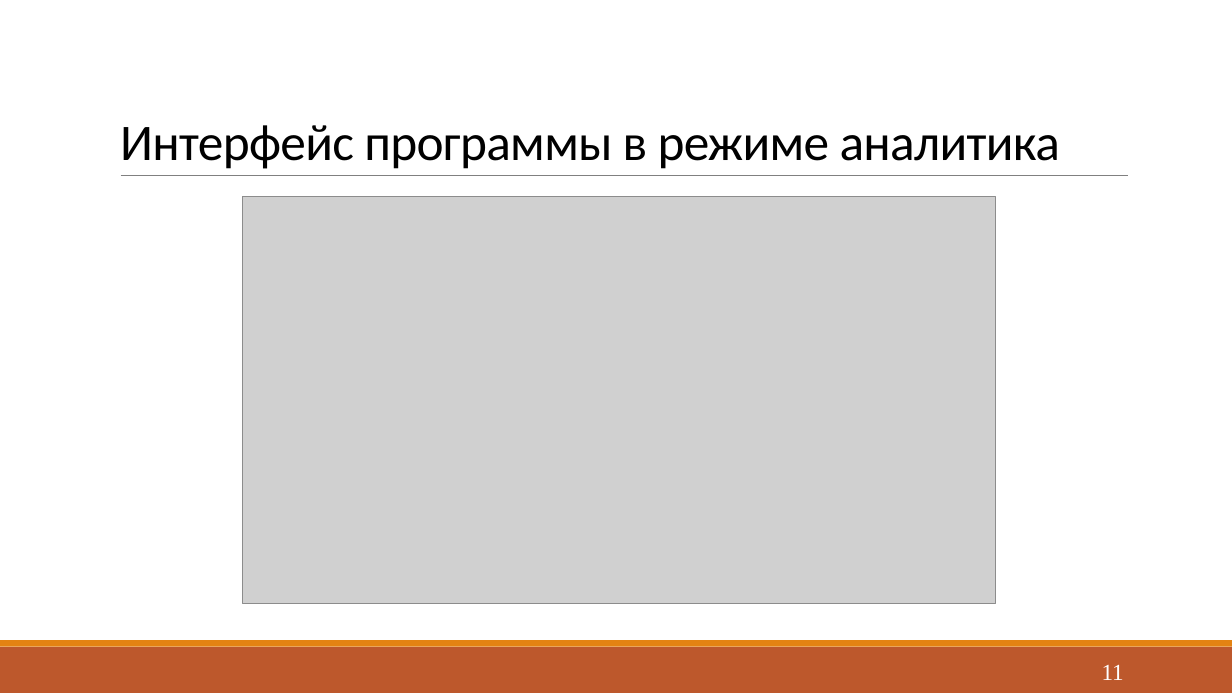
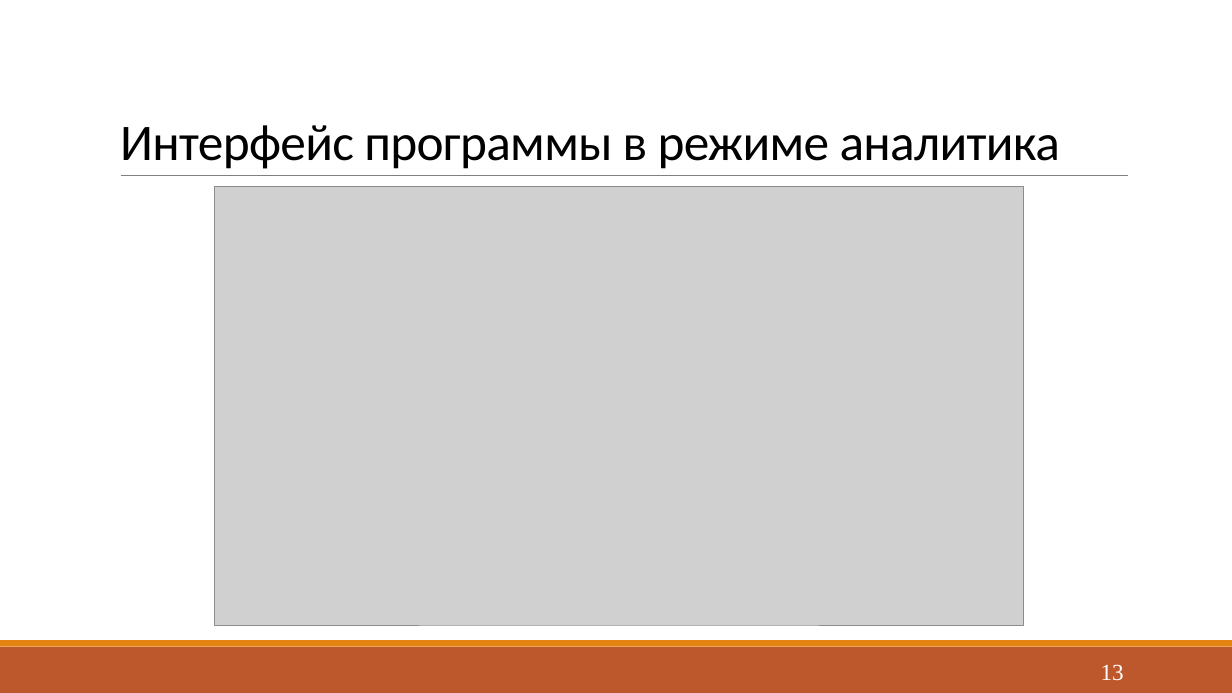
Before and after one commit to Yokud/DBCourseWork, a slide deck: slide 13 of docs/Presentation.pptx (slide 11 before the commit). Drawn at 1232x693 pixels with LibreOffice and Linux fonts; fonts in the diff are those of the drawing; grey boxes stand for pictures. Boxes give left, top, right and bottom in pixels: in the first picture for what was removed or moved away, otherwise in the second. Text is boxed around its words. In the diff, an @@ line names an element or a change of style, - is before the commit and + after.

```diff
--- a/docs/Presentation.pptx
+++ b/docs/Presentation.pptx
@@ picture: place and size @@
-picture at (243,196,996,604)
+picture at (214,187,1024,626)
@@ page number at (1101,664,1124,681): text changed @@
-11
+13
```
Also in this commit, not shown: 6 other slides changed, 2 slides added, 12 other files.
